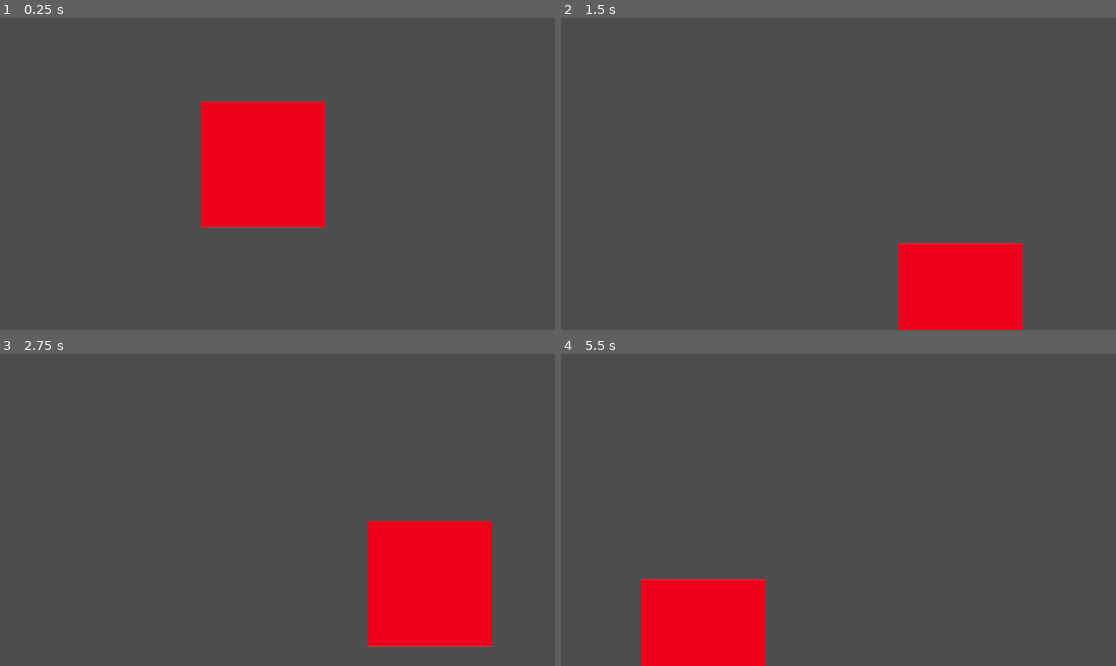
Above: before the commit, frames 1-4 (two rows, left to right).
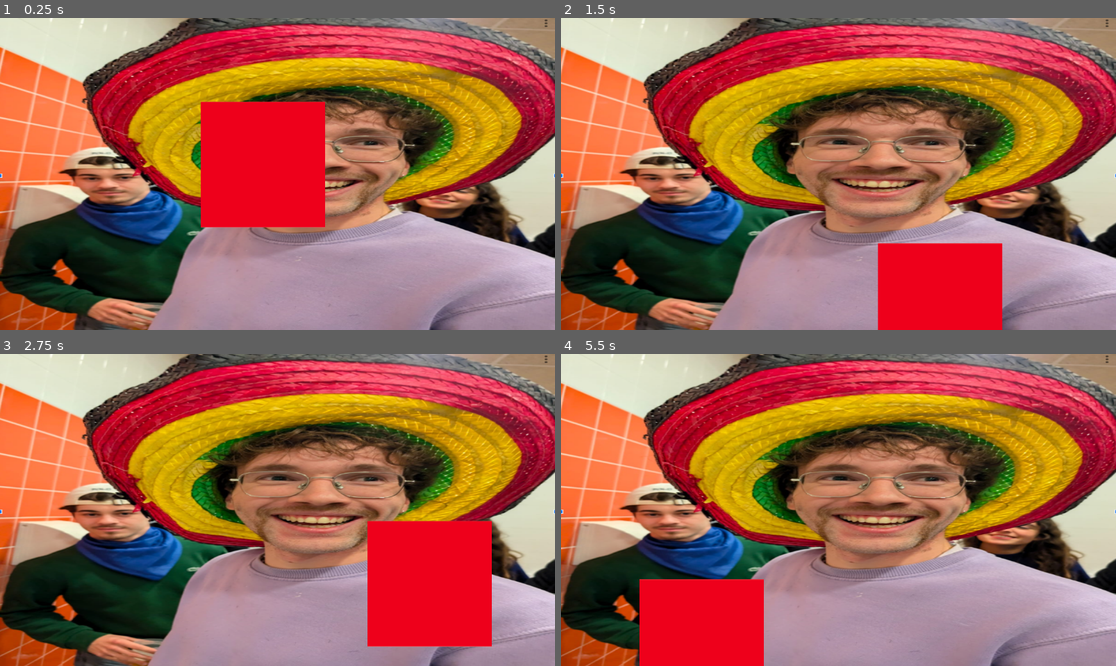
Above: after the commit, the same moments.

Repository: Iniang45/jam
Game: Godot game, scene res://Scenes/Bd/control.tscn
Same seed, same stepped clock (60 frames per second), same inputs: the game is played once before the commit and once after it. Before the commit the project starts from res://player.tscn.
Inputs:
- Up to frame 1 (0.25 s): no input
- Up to frame 2 (1.5 s): hold D (Right) 0.53-1.28 s; tap Space (Jump) at 0.77 s; hold W (Down, bound only after the commit) from 1.28 s (still down)
- Up to frame 3 (2.75 s): tap Space (Jump) at 1.52 s; release W (Down, bound only after the commit) at 2.03 s; hold D (Right) from 2.03 s (still down)
- Up to frame 4 (5.5 s): release D (Right) at 2.78 s; hold Z (Up, bound only after the commit) 2.78-3.53 s; tap Space (Jump) at 3.02, 3.77, 4.52 s; tap Enter at 3.5 s; hold A (Left) 3.53-5.03 s; hold W (Down, bound only after the commit) from 5.03 s (still down)

The runs differ from the first frame. In frame 1, 90% of the frame differs, in the area x 0-100%, y 0-100%; in frame 2, 94%; in frame 3, 90%; in frame 4, 93%.

Commit message:
dossier sprite

Diff:
--- /dev/null
+++ b/Scenes/Bd/control.tscn
@@ -0,0 +1,23 @@
+[gd_scene load_steps=3 format=3 uid="uid://rgrhrsct7roi"]
+
+[ext_resource type="Texture2D" uid="uid://drbrbvy25j5ey" path="res://Scenes/Bd/soisfranc.PNG" id="1_yhnxj"]
+[ext_resource type="PackedScene" uid="uid://d1gbr3rmcg65y" path="res://player.tscn" id="2_rqeeb"]
+
+[node name="Control" type="Control"]
+layout_mode = 3
+anchors_preset = 15
+anchor_right = 1.0
+anchor_bottom = 1.0
+grow_horizontal = 2
+grow_vertical = 2
+
+[node name="background" type="TextureRect" parent="."]
+layout_mode = 1
+anchors_preset = 15
+anchor_right = 1.0
+anchor_bottom = 1.0
+grow_horizontal = 2
+grow_vertical = 2
+texture = ExtResource("1_yhnxj")
+
+[node name="Player" parent="." instance=ExtResource("2_rqeeb")]
--- a/Scenes/Player/Scripts/player.gd
+++ b/Scenes/Player/Scripts/player.gd
@@ -34,7 +34,7 @@
 
 func _input(event: InputEvent) -> void:
 	# Obtient le vecteur de direction
-	direction = Input.get_vector("Left", "Right", "", "")
+	direction = Input.get_vector("Left", "Right","Up","Down")
 	print(direction)
 	if direction != Vector2.ZERO:
 		Last_direction = direction
--- /dev/null
+++ b/area_2d.gd
@@ -0,0 +1,11 @@
+extends Area2D
+
+
+# Called when the node enters the scene tree for the first time.
+func _ready() -> void:
+	pass # Replace with function body.
+
+
+# Called every frame. 'delta' is the elapsed time since the previous frame.
+func _process(delta: float) -> void:
+	pass
--- a/project.godot
+++ b/project.godot
@@ -11,7 +11,7 @@
 [application]
 
 config/name="bubble"
-run/main_scene="res://player.tscn"
+run/main_scene="res://Scenes/Bd/control.tscn"
 config/features=PackedStringArray("4.3", "Forward Plus")
 config/icon="res://icon.svg"
 
@@ -32,3 +32,13 @@
 "events": [Object(InputEventKey,"resource_local_to_scene":false,"resource_name":"","device":0,"window_id":0,"alt_presse …(189 unchanged characters)…
 ]
 }
+Up={
+"deadzone": 0.5,
+"events": [Object(InputEventKey,"resource_local_to_scene":false,"resource_name":"","device":0,"window_id":0,"alt_pressed":false,"shift_pressed":false,"ctrl_pressed":false,"meta_pressed":false,"pressed":false,"keycode":0,"physical_keycode":90,"key_label":0,"unicode":0,"location":0,"echo":false,"script":null)
+]
+}
+Down={
+"deadzone": 0.5,
+"events": [Object(InputEventKey,"resource_local_to_scene":false,"resource_name":"","device":0,"window_id":0,"alt_pressed":false,"shift_pressed":false,"ctrl_pressed":false,"meta_pressed":false,"pressed":false,"keycode":0,"physical_keycode":87,"key_label":0,"unicode":0,"location":0,"echo":false,"script":null)
+]
+}
Binary file added: Scenes/Bd/Sprites/soisfranc.PNG
Not shown, added: Scenes/Bd/Sprites/soisfranc.PNG.import
Not shown, added: Scenes/Bd/Sprites/pie74A8.tmp
